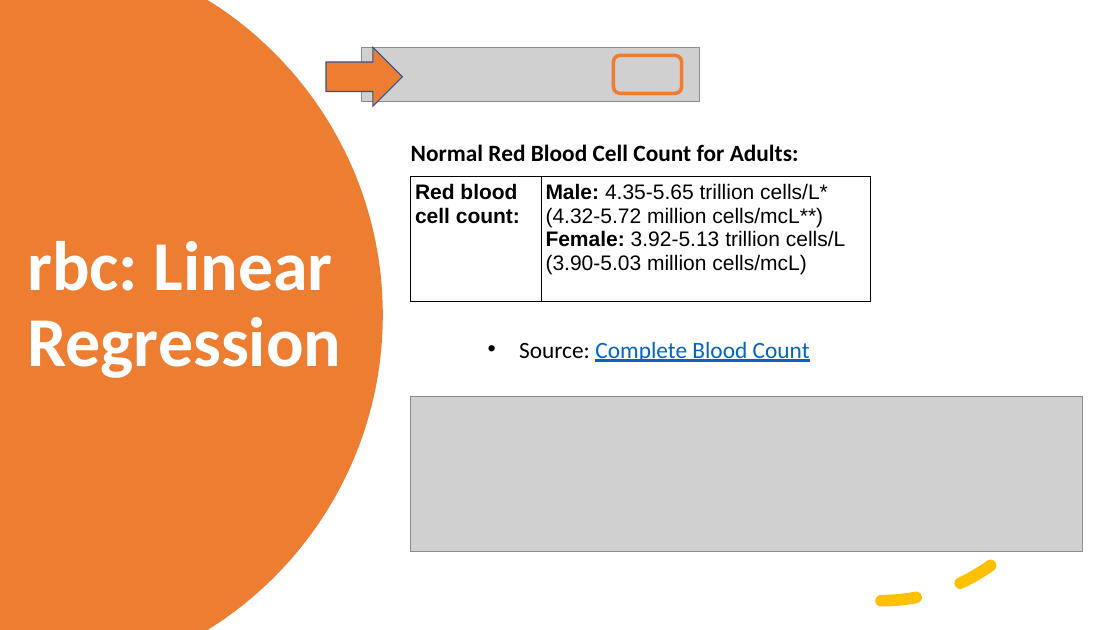
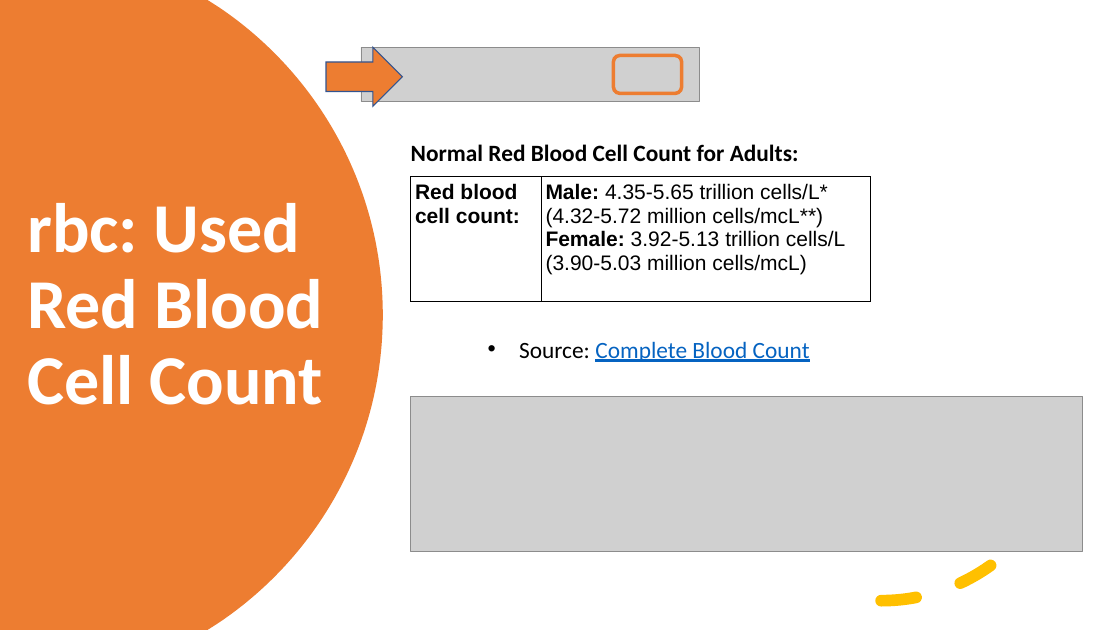
Before and after one commit to tayrotayro/Machine-Learning-Project-ISDS-7070, a slide deck: slide 15 of ckd_presentation.pptx. Drawn at 1120x630 pixels with LibreOffice and Linux fonts; fonts in the diff are those of the drawing; grey boxes stand for pictures. Boxes give left, top, right and bottom in pixels: in the first picture for what was removed or moved away, otherwise in the second. Text is boxed around its words. In the diff, an @@ line names an element or a change of style, - is before the commit and + after.

```diff
--- a/ckd_presentation.pptx
+++ b/ckd_presentation.pptx
@@ title at (27,203,323,405): text changed @@
-rbc: Linear Regression
+rbc: Used Red Blood Cell Count
```
Also in this commit, not shown: 13 other slides changed, 2 slides removed, 1 other file.
